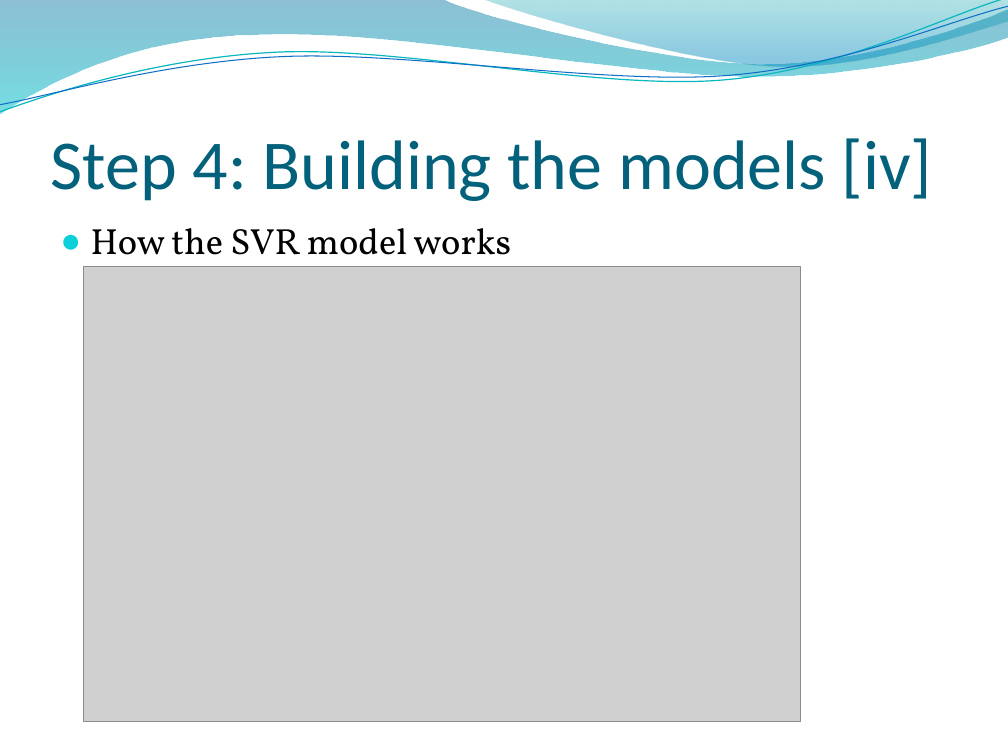
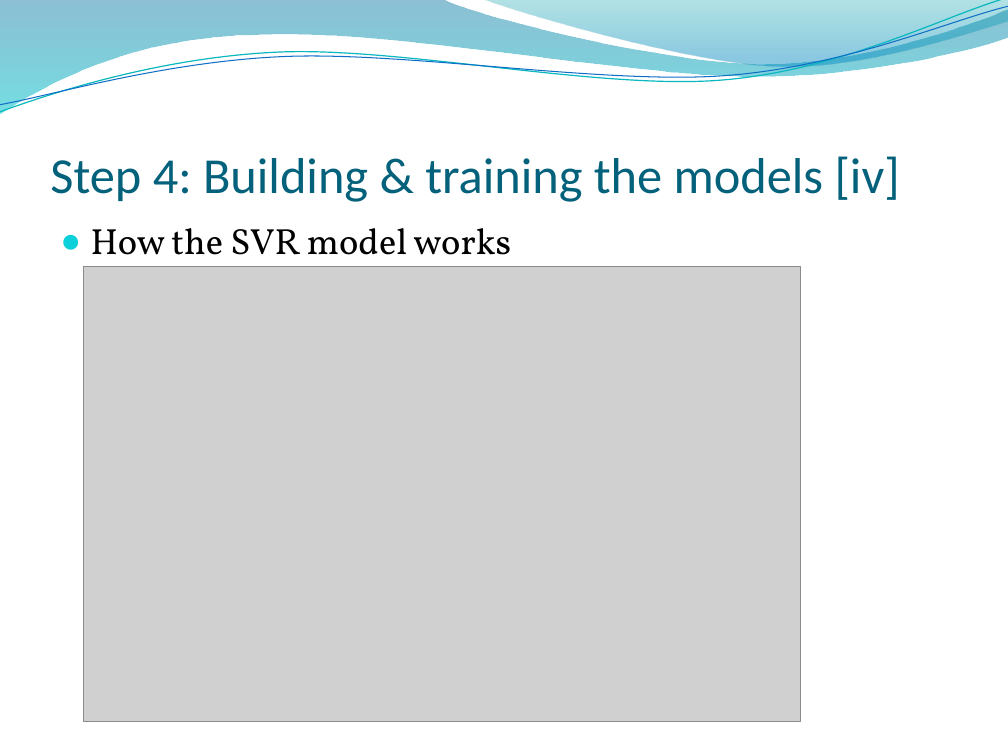
Before and after one commit to lkrump7/regression-apples-predict-api-template, a slide deck: slide 25 of What will the apples cost.pptx. Drawn at 1008x756 pixels with LibreOffice and Linux fonts; fonts in the diff are those of the drawing; grey boxes stand for pictures; background and template pictures are left out. Boxes give left, top, right and bottom in pixels: in the first picture for what was removed or moved away, otherwise in the second. Text is boxed around its words. In the diff, an @@ line names an element or a change of style, - is before the commit and + after.

```diff
--- a/What will the apples cost.pptx
+++ b/What will the apples cost.pptx
@@ title at (50,156,900,202): text changed; size 50 to 36 pt @@
-Step 4: Building the models [iv]
+Step 4: Building & training the models [iv]
```
Also in this commit, not shown: 7 other slides changed, 2 slides added.
